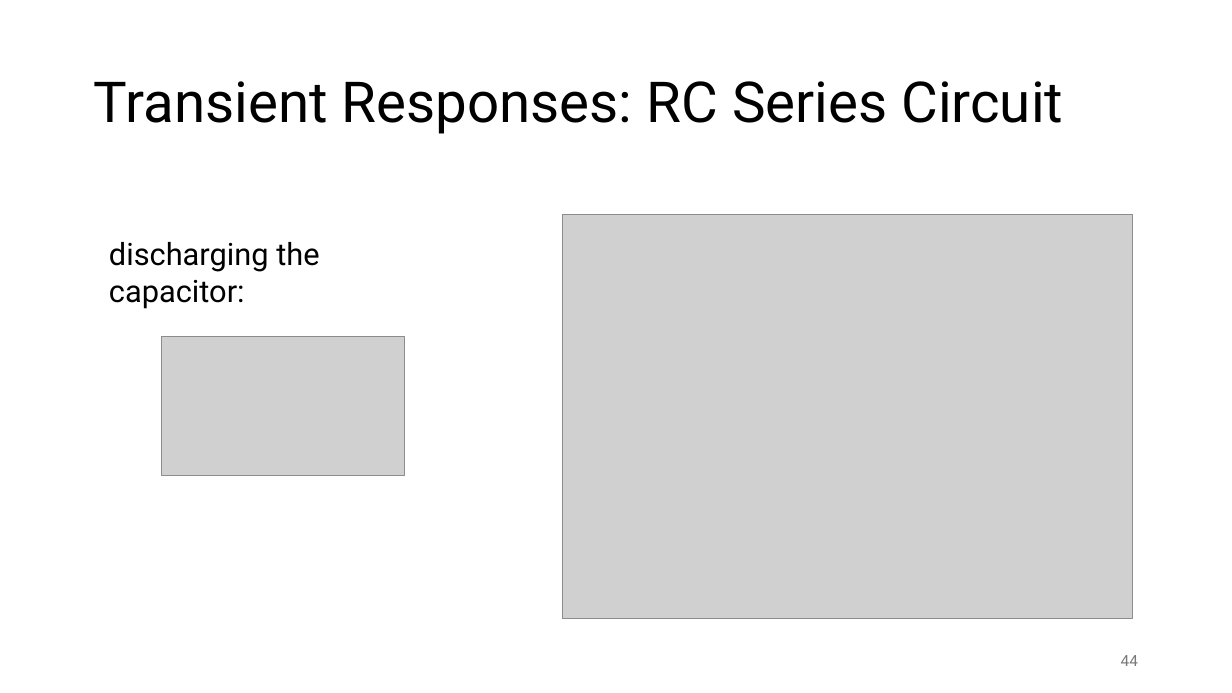
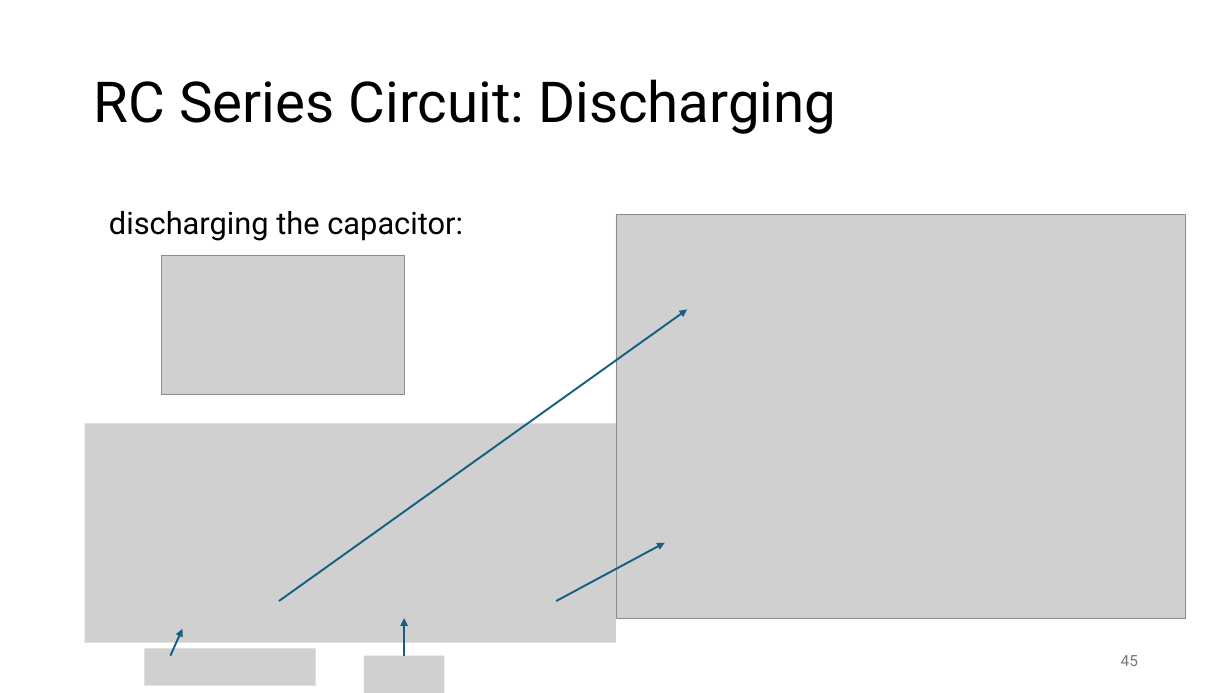
Before and after one commit to FelixWick/intro_electrical_eng, a slide deck: slide 45 of slides/3_EMfields.pptx (slide 44 before the commit). Drawn at 1232x693 pixels with LibreOffice and Linux fonts; fonts in the diff are those of the drawing; grey boxes stand for pictures. Boxes give left, top, right and bottom in pixels: in the first picture for what was removed or moved away, otherwise in the second. Text is boxed around its words. In the diff, an @@ line names an element or a change of style, - is before the commit and + after.

Commit message:
more on transients

```diff
--- a/slides/3_EMfields.pptx
+++ b/slides/3_EMfields.pptx
@@ title at [94, 79, 836, 134]: text changed @@
-Transient Responses: RC Series Circuit
+RC Series Circuit: Discharging
@@ text "discharging the capacitor:" rewrapped from [109, 242, 319, 309] to [109, 211, 463, 241] @@
@@ picture: place and size @@
-picture at [563, 214, 1132, 618]
+picture at [616, 214, 1186, 618]
@@ picture: place and size @@
-picture at [161, 336, 404, 476]
+picture at [161, 255, 404, 395]
@@ arrow added from (279, 601) to (688, 310), #156082 1.5 pt @@
@@ picture added at [85, 423, 616, 642] @@
@@ arrow added from (556, 601) to (665, 543), #156082 1.5 pt @@
@@ arrow added from (170, 656) to (182, 629), #156082 1.5 pt @@
@@ arrow added from (404, 656) to (404, 618), #156082 1.5 pt @@
@@ picture added at [144, 649, 315, 686] @@
@@ picture added at [364, 656, 445, 693] @@
@@ page number at [1121, 655, 1138, 666]: text changed @@
-44
+45
```
Also in this commit, not shown: 2 other slides changed, 2 slides added, 1 other file.
